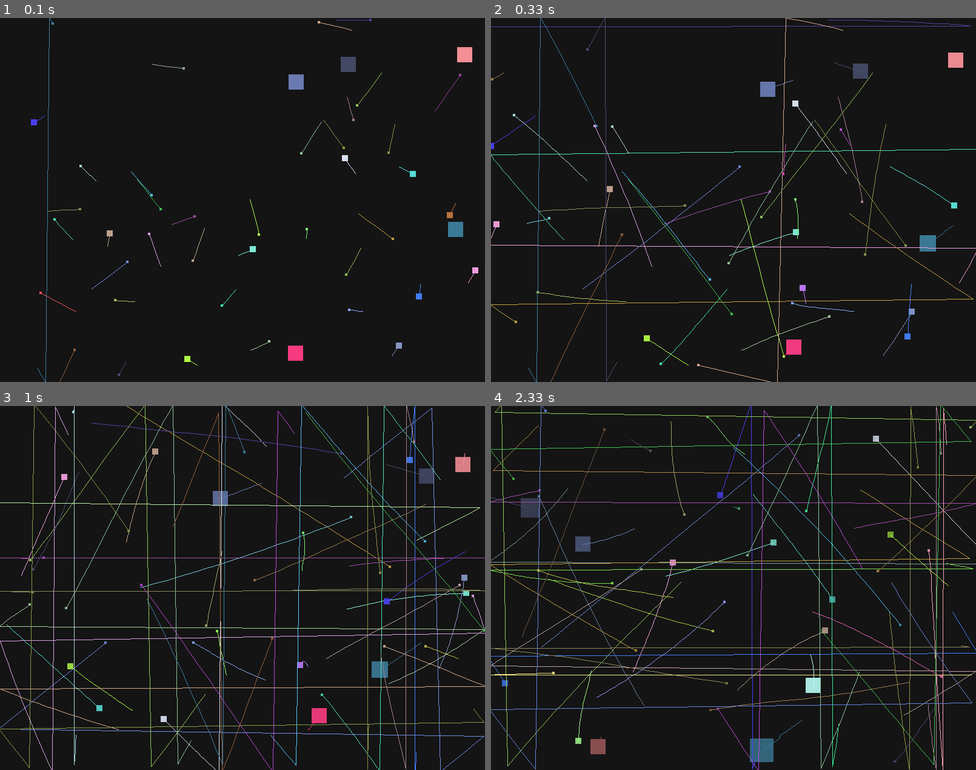
Above: before the commit, frames 1-4 (two rows, left to right).
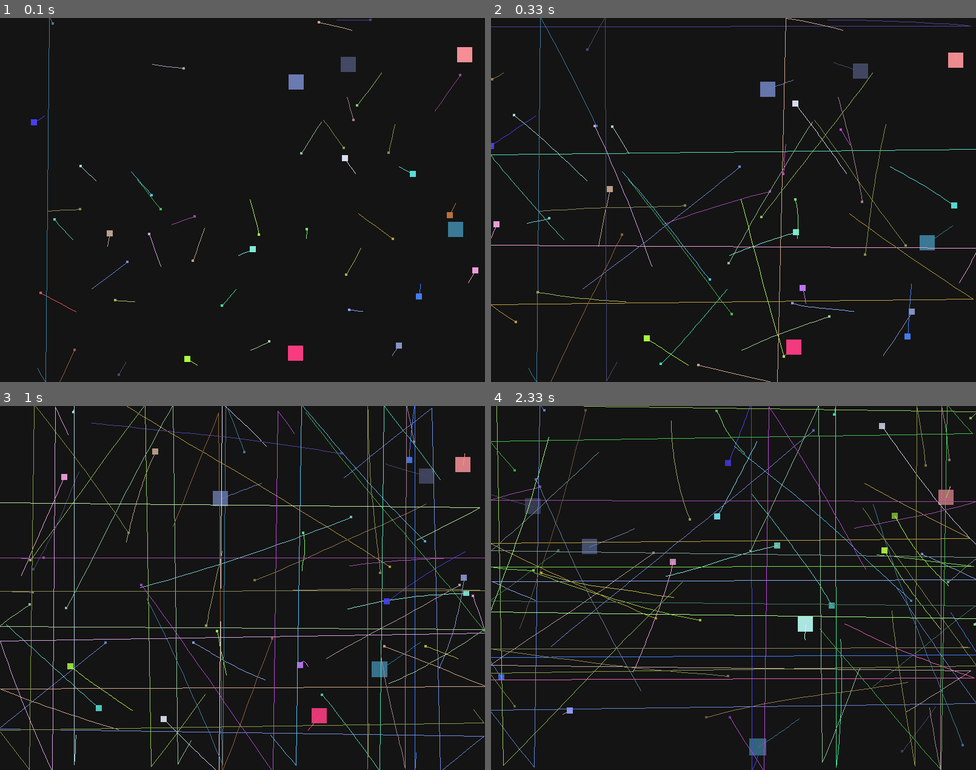
Above: after the commit, the same moments.

Repository: Chloee-pham/lab8-pygame
Game: pygame game, started from main.py
Same seed, same stepped clock (60 frames per second), same inputs: the game is played once before the commit and once after it.
Inputs:
- Up to frame 1 (0.1 s): no input
- Up to frame 2 (0.33 s): no input
- Up to frame 3 (1 s): no input
- Up to frame 4 (2.33 s): no input

Frame 1 is identical in both runs. In frame 2, less than 0.1% of the frame differs, in the area x 85-94%, y 58-87%; in frame 3, 0.8%; in frame 4, 11%, in the area x 0-100%, y 0-100%.

Commit message:
:exam: q9 - animated growth

Diff:
--- a/main.py
+++ b/main.py
@@ -25,6 +25,8 @@
 JITTER_ACCELERATION = 220.0
 BASE_MAX_JITTER_SPEED = 180.0
 BOUNCE_DAMPING = 0.82
+GROWTH_SPEED = 1        # pixels per growth tick
+GROWTH_INTERVAL_MS = 500  # ms between growth ticks
 MIN_LIFESPAN = 3.0   # seconds
 MAX_LIFESPAN = 10.0  # seconds
 
@@ -47,6 +49,8 @@
     lifespan: float        # total time to live, in seconds
     age: float = field(default=0.0)   # time lived so far, in seconds
     trail: deque = field(default_factory=lambda: deque(maxlen=TRAILS_LENGTH))
+    pending_growth: int = field(default=0)
+    growth_timer: float = field(default=0.0)
 
 
 
@@ -150,18 +154,10 @@
         if check_collision(a, b):
             if a.size > b.size:
                 rebirth_square(b)
-                a.size = min(a.size + b.size // 5, MAX_SQUARE_SIZE)
-                speed_scale = BASE_SQUARE_SIZE / a.size
-                max_speed = BASE_MAX_JITTER_SPEED * speed_scale
-                a.vx = max(-max_speed, min(max_speed, a.vx))
-                a.vy = max(-max_speed, min(max_speed, a.vy))
+                a.pending_growth += b.size // 5
             elif b.size > a.size:
                 rebirth_square(a)
-                b.size = min(b.size + a.size // 5, MAX_SQUARE_SIZE)
-                speed_scale = BASE_SQUARE_SIZE / b.size
-                max_speed = BASE_MAX_JITTER_SPEED * speed_scale
-                b.vx = max(-max_speed, min(max_speed, b.vx))
-                b.vy = max(-max_speed, min(max_speed, b.vy))
+                b.pending_growth += a.size // 5
 
 
 
@@ -244,6 +240,18 @@
              square.y = -square.size
         square.trail.append((int(square.x + square.size / 2), int(square.y + square.size / 2)))
 
+        # --- Animated growth ---
+        if square.pending_growth > 0:
+            square.growth_timer += dt_seconds
+            if square.growth_timer >= GROWTH_INTERVAL_MS / 1000.0:
+                square.growth_timer = 0.0
+                square.size = min(square.size + GROWTH_SPEED, MAX_SQUARE_SIZE)
+                square.pending_growth -= GROWTH_SPEED
+                speed_scale = BASE_SQUARE_SIZE / square.size
+                new_max = BASE_MAX_JITTER_SPEED * speed_scale
+                square.vx = max(-new_max, min(new_max, square.vx))
+                square.vy = max(-new_max, min(new_max, square.vy))
+
 
 
 
Not shown, changed: MY_EXAM.md
